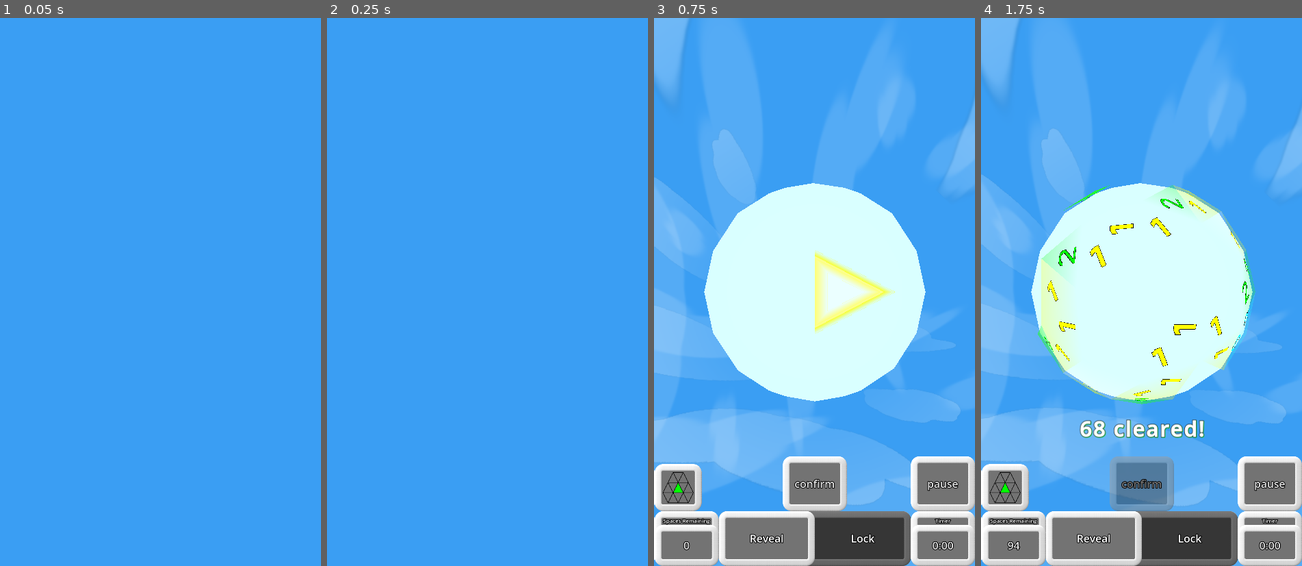
Above: before the commit, frames 1-4 (left to right).
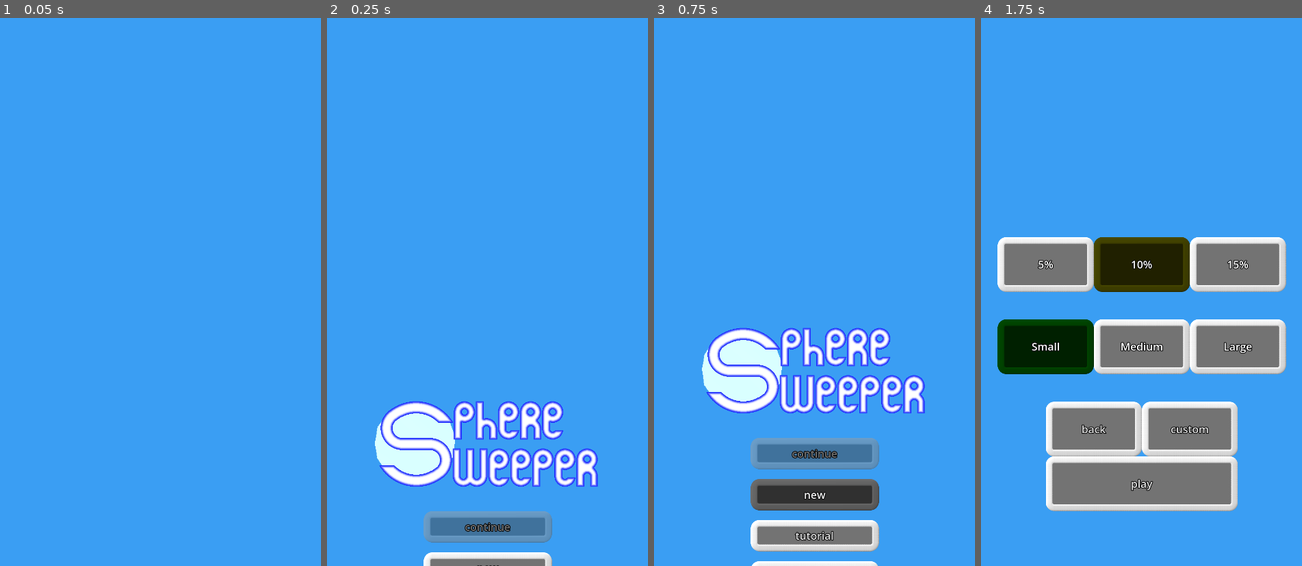
Above: after the commit, the same moments.

Repository: WalynC/sphereSweeperGodot
Game: Godot game, scene res://mainScenes/menu_scene.tscn
Same seed, same stepped clock (60 frames per second), same inputs: the game is played once before the commit and once after it. Before the commit the project starts from res://mainScenes/game.tscn. Sound files missing from this copy of the repository are replaced by a short silence.
Inputs (mouse positions are in pixels of both pictures, inside the frame that each line leads up to):
- Up to frame 1 (0.05 s): no input
- Up to frame 2 (0.25 s): no input
- Up to frame 3 (0.75 s): click (814, 292) at 0.5 s, where only the run after the commit has a clickable "new"
- Up to frame 4 (1.75 s): click (1141, 483) at 1.25 s, where only the run before the commit has a clickable "confirm"

Frame 1 is identical in both runs. In frame 2, 10% of the frame differs, in the area x 14-85%, y 69-100%; in frame 3, 64%; in frame 4, 69%, in the area x 0-100%, y 0-100%.

Commit message:
Changes start scene

Diff:
--- a/project.godot
+++ b/project.godot
@@ -11,7 +11,7 @@
 [application]
 
 config/name="SphereSweeperGodotGS"
-run/main_scene="res://mainScenes/game.tscn"
+run/main_scene="res://mainScenes/menu_scene.tscn"
 config/features=PackedStringArray("4.2", "Mobile")
 config/icon="res://icon.svg"
 
